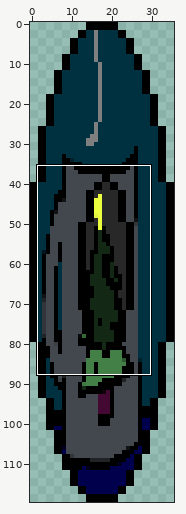
Two versions of one sprite sheet, assets/images/ui/carousel/disks/side_anarchyaxel.png. Above: a wide view before the commit, with the close-up outlined.
Close-up. Earlier state:
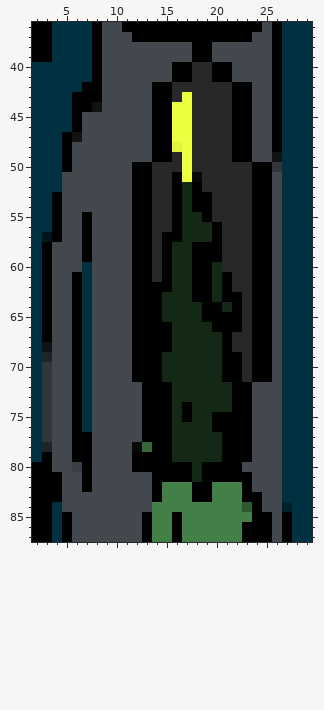
The file is 36x120 pixels. Colours within 5 levels of each other are drawn and written as one. Shown: x 2..29, y 36..87.
After:
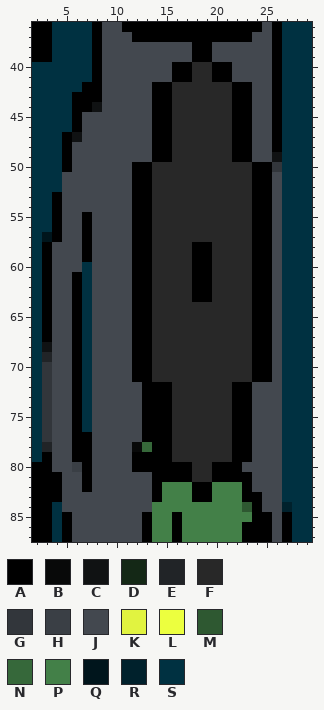
Palette (. is transparent): A #000000  B #080909  C #101213  D #142816  E #212427  F #282828  G #32363b  H #3a3f45  J #43484f  K #e1f340  L #ecff3f  M #2e5831  N #36683a  P #438048  Q #00151c  R #00212c  S #003141
Changes in this commit:
Colour F replaces colour A in row 51 at x 16; in row 52 at x 16 and 18; in rows 53 to 54 at x 16 and 18 to 19; in row 55 at x 16 and 19; in row 56 at x 16 and 20; in row 57 at x 15 to 16 and 20.
Colour F replaces colour A in rows 58 to 59 at x 15 and 20; in row 60 at x 15; in row 61 at x 15 and 21; in row 62 at x 14 to 15 and 21; in row 63 at x 14 and 21 to 22; in row 64 at x 14, 19 to 20 and 22.
Colour F replaces colour A in row 65 at x 14 and 19 to 22; in row 66 at x 14 to 15 and 20 to 22; in rows 67 to 68 at x 14 to 15 and 21; in rows 69 to 71 at x 14 and 21 to 22; in row 74 at x 17; in row 75 at x 17 and 20 to 21.
Colour F replaces colour A in row 76 at x 20 to 21; in rows 77 to 79 at x 21; in rows 80 to 81 at x 19.
Colour F replaces colour B in row 51 at x 18.
Colour F replaces colour D in rows 52 to 54 at x 17; in row 55 at x 17 to 18; in rows 56 to 57 at x 17 to 19; in rows 58 to 59 at x 16 to 17; in rows 60 to 62 at x 16 to 17 and 20; in row 63 at x 15 to 17 and 20.
Colour F replaces colour D in row 64 at x 15 to 18 and 21; in row 65 at x 15 to 18; in row 66 at x 16 to 19; in rows 67 to 68 at x 16 to 20; in rows 69 to 71 at x 15 to 20; in rows 72 to 73 at x 16 to 21.
Colour F replaces colour D in row 74 at x 16 and 18 to 21; in row 75 at x 16 and 18 to 19; in row 76 at x 16 to 19; in rows 77 to 79 at x 16 to 20; in rows 80 to 81 at x 18.
Colour F replaces colour K in row 48 at x 16.
Colour F replaces colour L in row 43 at x 17; in rows 44 to 47 at x 16 to 17; in rows 48 to 51 at x 17.
Changed places in both close-ups, as pixel boxes (x1, y1, x2, y2):
changed: (152, 92, 242, 482)
